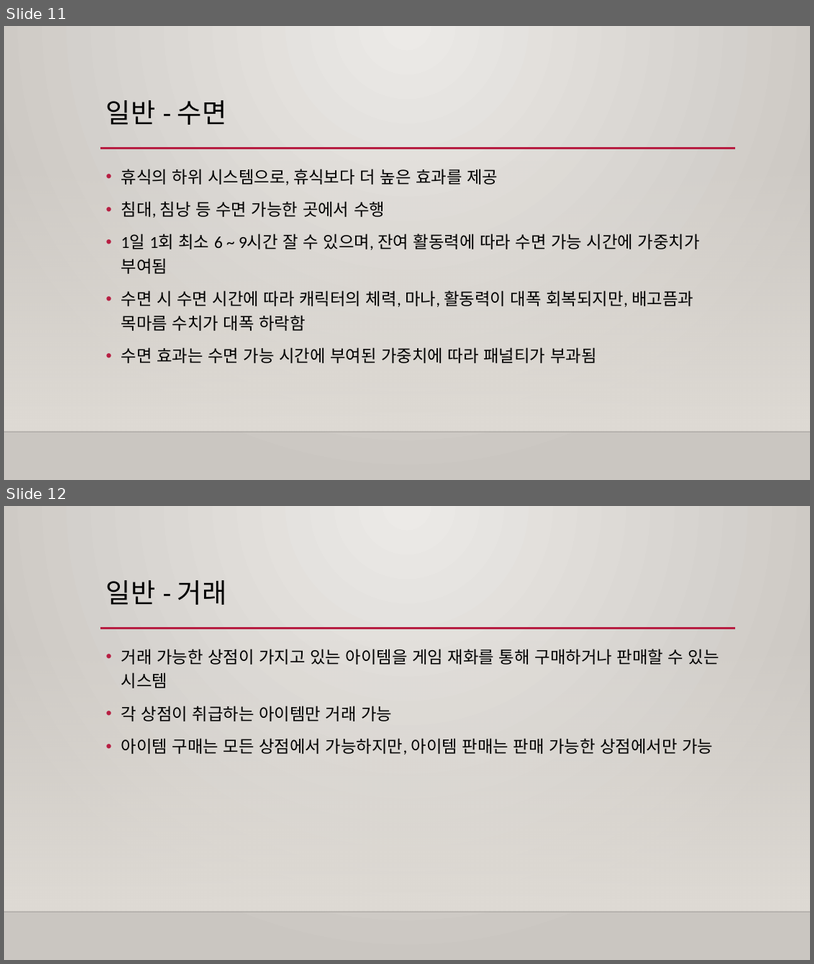
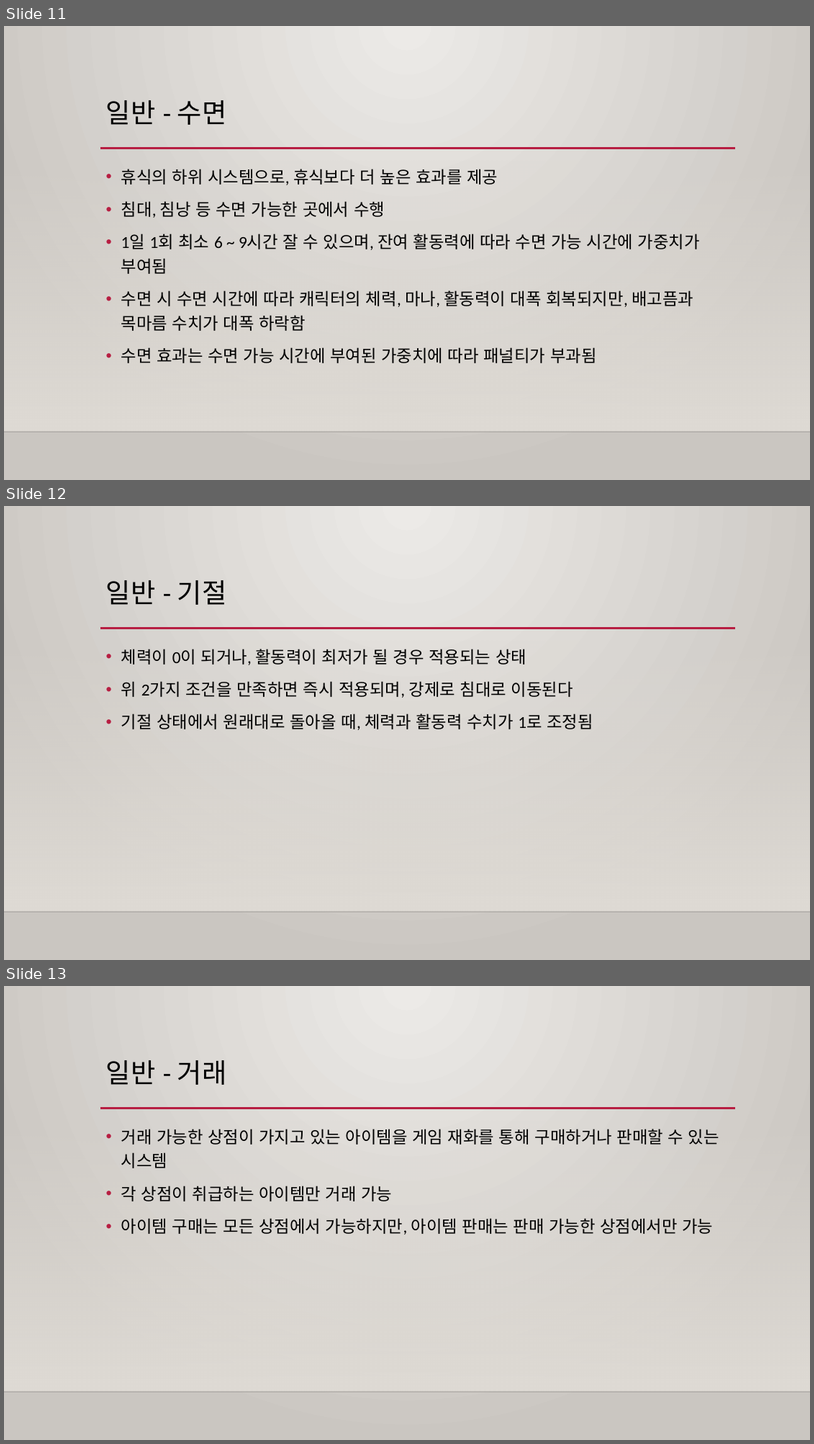
Before and after one commit to Raynia/Alchemist-Diary, a slide deck: Specification/Prototype/프로토타입 기획서.pptx. Shown one above the other, each under a label of ours: slides 11 and 12 before the commit, slides 11, 12 and 13 after it. The pictures are 814x964 and 814x1444 pixels, drawn with LibreOffice and Linux fonts; fonts in the diff are those of the drawing; background and template pictures are left out. Boxes give left, top, right and bottom in pixels: in the first picture for what was removed or moved away, otherwise in the second. Text is boxed around its words. In the diff, an @@ line names an element or a change of style, - is before the commit and + after.

Commit message:
기획서 - 기절상태 추가

```diff
--- a/Specification/Prototype/프로토타입 기획서.pptx
+++ b/Specification/Prototype/프로토타입 기획서.pptx
@@ slide 12 added at bbox=[4, 506, 810, 960], background gradient #ECEAE7 to #CAC7C1; not listed: 3 template elements that a slide beside it also shows @@
@@ title added at bbox=[106, 580, 227, 605], 32 pt, text #000000 @@
+일반 - 기절
@@ text added at bbox=[121, 649, 593, 730], 20 pt, text #000000 @@
+• 체력이 0이 되거나, 활동력이 최저가 될 경우 적용되는 상태
+• 위 2가지 조건을 만족하면 즉시 적용되며, 강제로 침대로 이동된다
+• 기절 상태에서 원래대로 돌아올 때, 체력과 활동력 수치가 1로 조정됨
@@ what was slide 12 is now slide 13 @@
```
Also in this commit, not shown: 1 slide changed.
